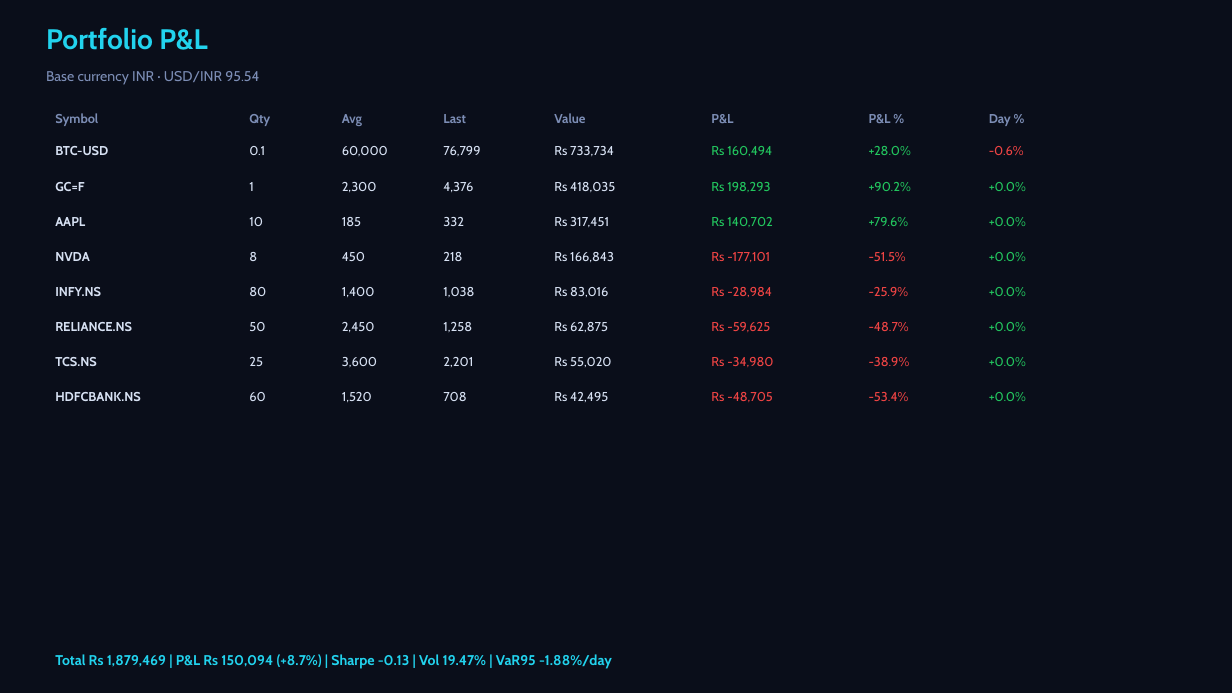
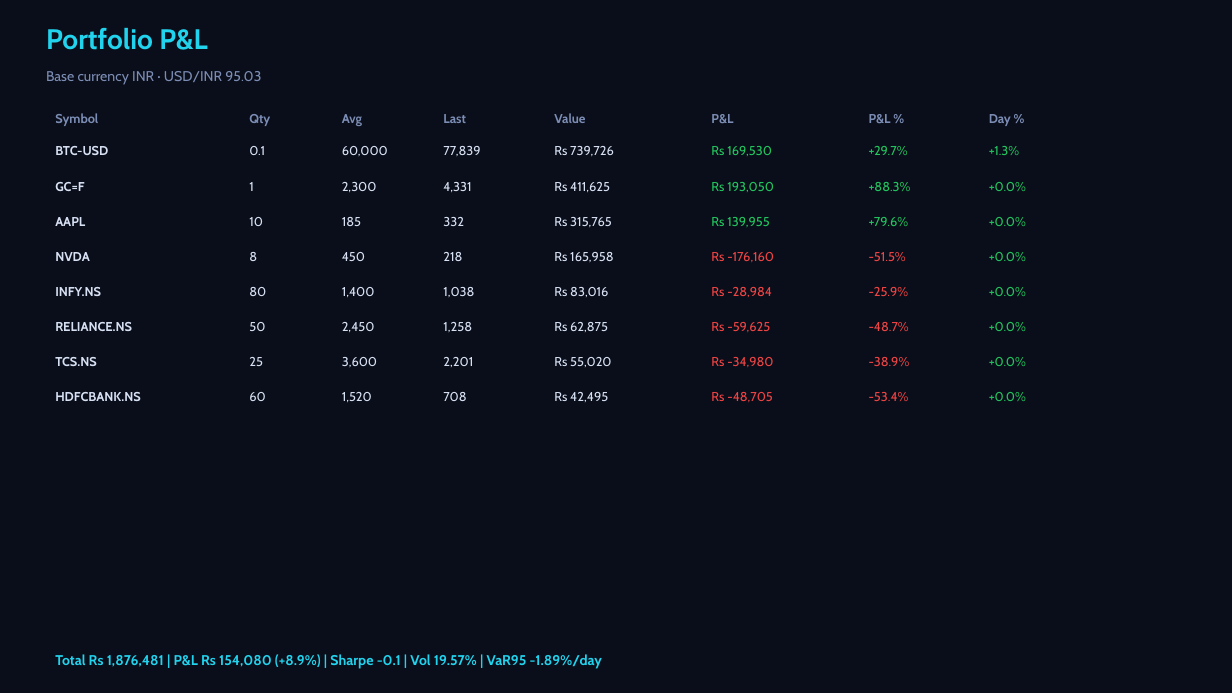
Before and after one commit to Pravkum23/pmr-terminal, a slide deck: slide 5 of docs/pmr_daily.pptx. Drawn at 1232x693 pixels with LibreOffice and Linux fonts; fonts in the diff are those of the drawing. Boxes give left, top, right and bottom in pixels: in the first picture for what was removed or moved away, otherwise in the second. Text is boxed around its words. In the diff, an @@ line names an element or a change of style, - is before the commit and + after.

```diff
--- a/docs/pmr_daily.pptx
+++ b/docs/pmr_daily.pptx
@@ text at (46,71,261,85): text changed @@
-Base currency INR · USD/INR 95.54
+Base currency INR · USD/INR 95.03
@@ text at (443,146,480,156): text changed @@
-76,799
+77,839
@@ text at (554,146,614,156): text changed @@
-Rs 733,734
+Rs 739,726
@@ text at (711,146,772,156): text changed @@
-Rs 160,494
+Rs 169,530
@@ text at (869,146,908,155): text changed @@
-+28.0%
++29.7%
@@ text at (989,146,1019,155): text changed; text colour #EF4444 to #22C55E @@
--0.6%
++1.3%
@@ text at (443,182,471,192): text changed @@
-4,376
+4,331
@@ text at (554,182,610,192): text changed @@
-Rs 418,035
+Rs 411,625
@@ text at (711,182,774,192): text changed @@
-Rs 198,293
+Rs 193,050
@@ text at (869,182,911,191): text changed @@
-+90.2%
++88.3%
@@ text at (554,217,612,227): text changed @@
-Rs 317,451
+Rs 315,765
@@ text at (711,217,769,227): text changed @@
-Rs 140,702
+Rs 139,955
@@ text at (554,252,614,262): text changed @@
-Rs 166,843
+Rs 165,958
@@ text at (711,252,774,262): text changed @@
-Rs -177,101
+Rs -176,160
@@ text at (55,654,602,669): text changed @@
-Total Rs 1,879,469 | P&L Rs 150,094 (+8.7%) | Sharpe -0.13 | Vol 19.47% | VaR95 -1.88%/day
+Total Rs 1,876,481 | P&L Rs 154,080 (+8.9%) | Sharpe -0.1 | Vol 19.57% | VaR95 -1.89%/day
```
Also in this commit, not shown: 3 other slides changed, 2 other files.
